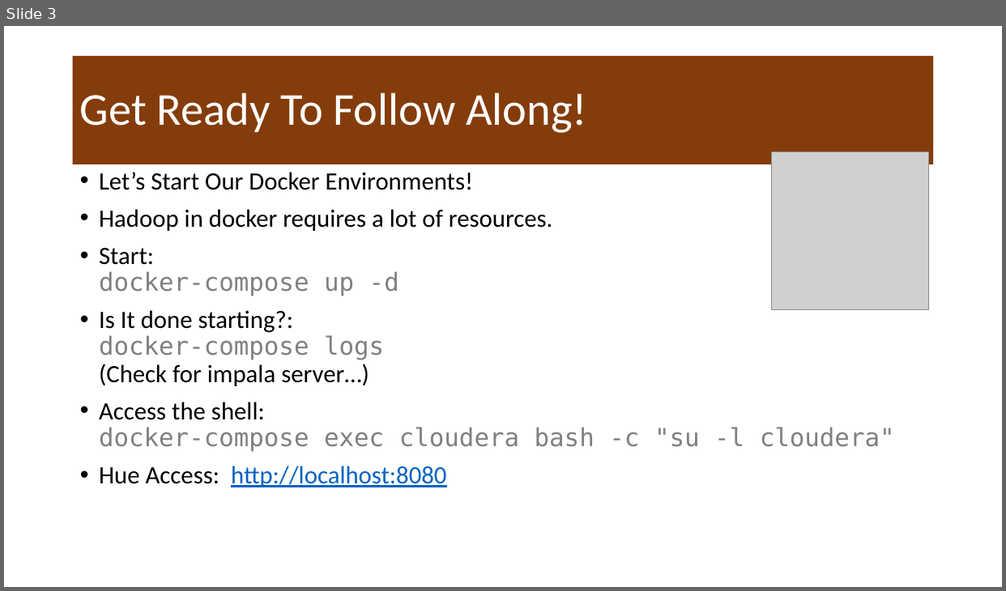
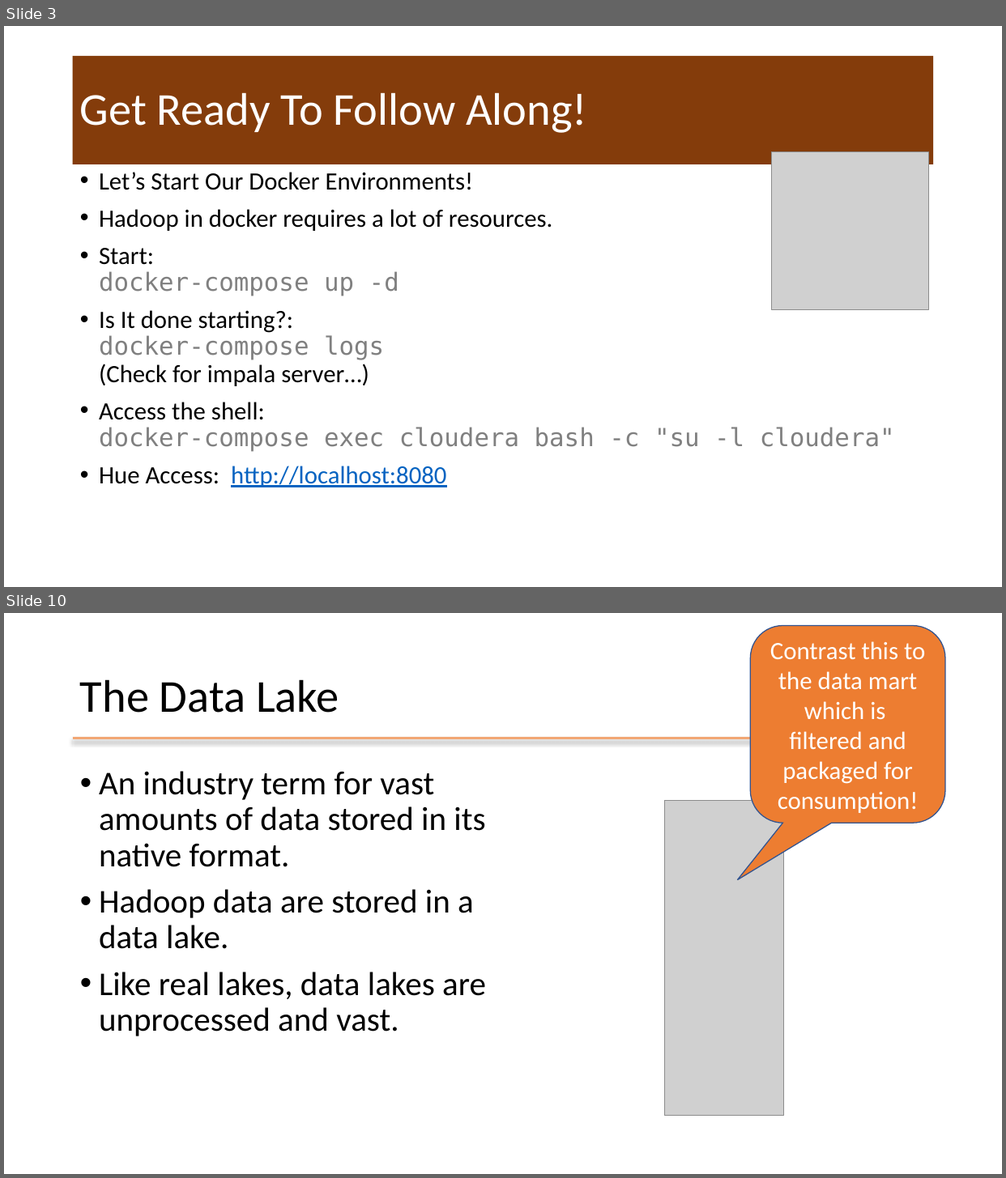
Before and after one commit to mafudge/ist769-old, a slide deck: content/C-Hadoop/C-Hadoop.pptx. Shown one above the other, each under a label of ours: slide 3 before the commit, slides 3 and 10 after it; the slides between them are not shown. The pictures are 1006x591 and 1006x1178 pixels, drawn with LibreOffice and Linux fonts; fonts in the diff are those of the drawing; grey boxes stand for pictures; background and template pictures are left out. Boxes give left, top, right and bottom in pixels: in the first picture for what was removed or moved away, otherwise in the second. Text is boxed around its words. In the diff, an @@ line names an element or a change of style, - is before the commit and + after.

Commit message:
hadoop c

```diff
--- a/content/C-Hadoop/C-Hadoop.pptx
+++ b/content/C-Hadoop/C-Hadoop.pptx
@@ slide 10 added at (4, 613, 1002, 1174), background picture (left out) @@
@@ rounded speech box added at (750, 626, 945, 824), fill #ED7D31, outline #325491 1 pt, 24 pt, text #FFFFFF @@
+Contrast this to the data mart which is filtered and packaged for consumption!
@@ title added at (80, 679, 339, 713), 44 pt, text #000000 @@
+The Data Lake
@@ line added from (73, 738) to (934, 738), #ED7D31 2.25 pt @@
@@ text added at (99, 771, 486, 1037), 32 pt, text #000000 @@
+• An industry term for vast amounts of data stored in its native format.
+• Hadoop data are stored in a data lake.
+• Like real lakes, data lakes are unprocessed and vast.
@@ picture added at (664, 800, 784, 1115) @@
```
Also in this commit, not shown: 35 other slides added, 1 slide removed.
